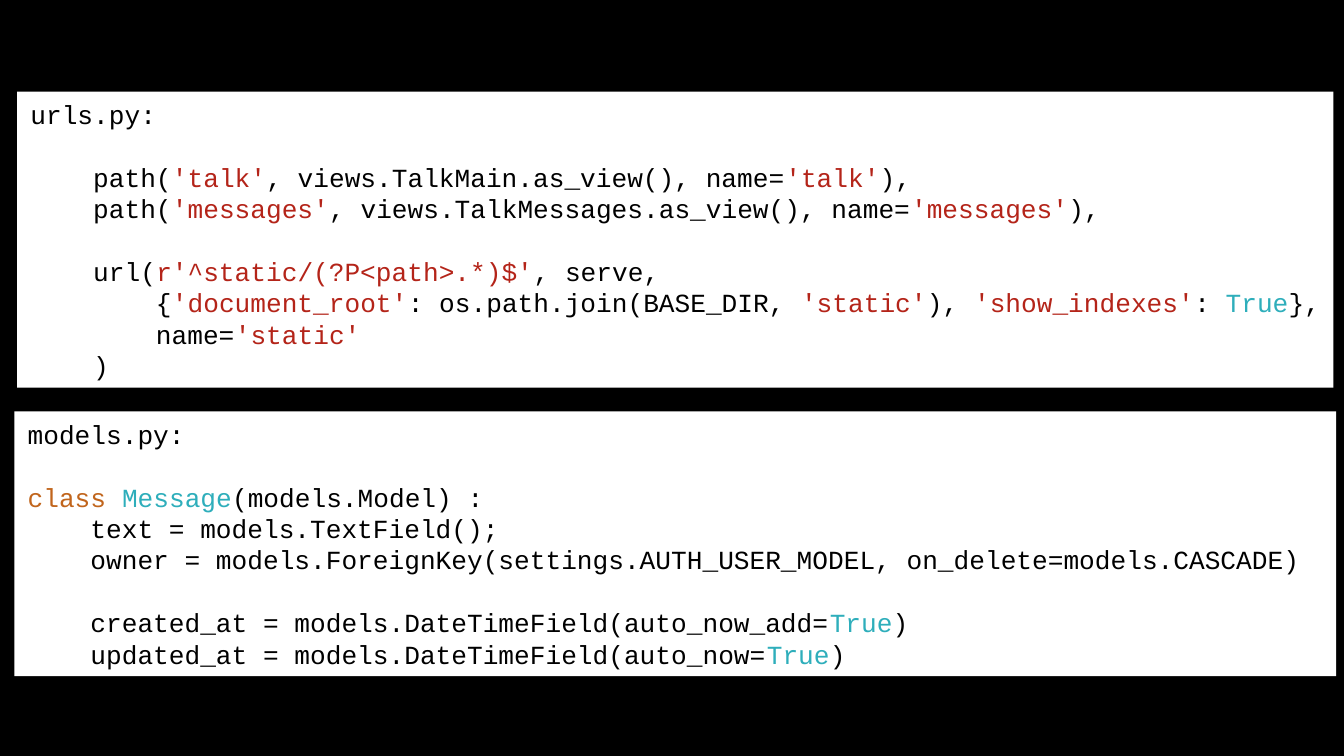
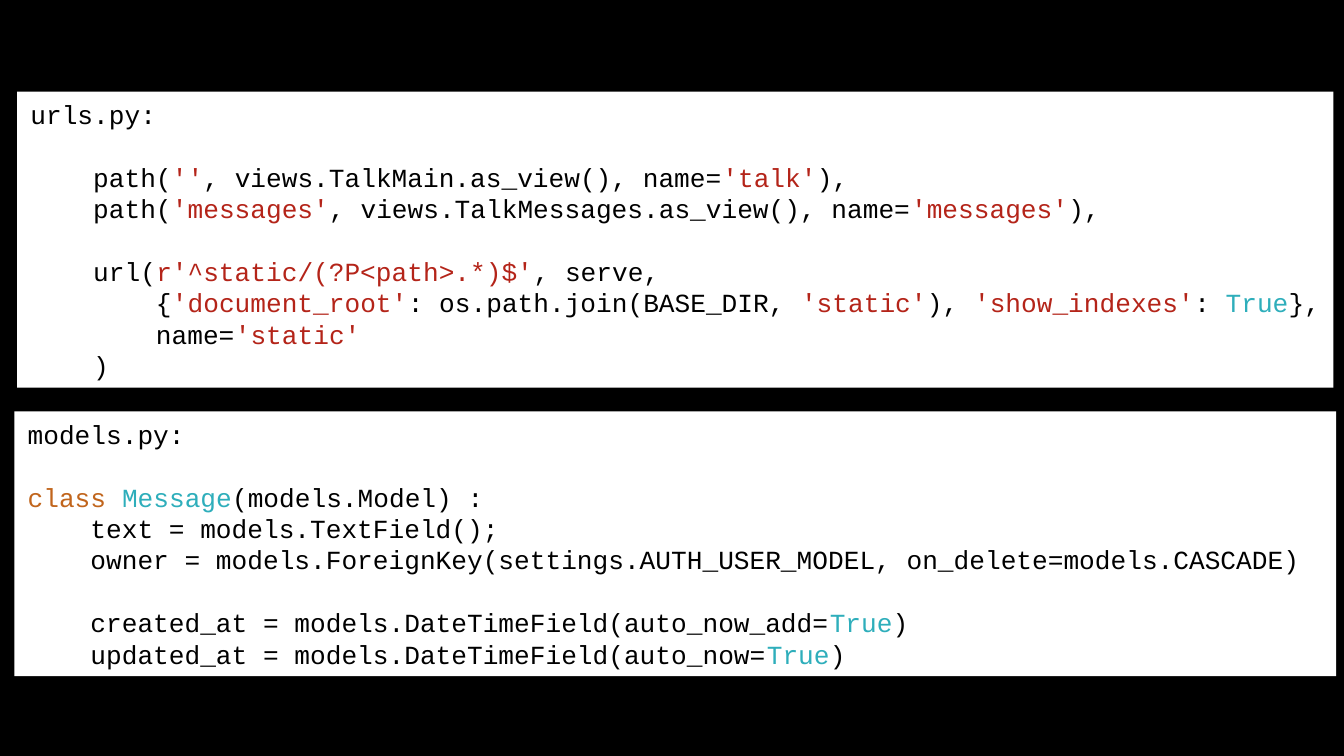
Before and after one commit to csev/dj4e, a slide deck: slide 17 of lectures/JS-04-AJAX-JSON.ppt (slide 18 before the commit). Drawn at 1344x756 pixels with LibreOffice and Linux fonts; fonts in the diff are those of the drawing. Boxes give left, top, right and bottom in pixels: in the first picture for what was removed or moved away, otherwise in the second. Text is boxed around its words. In the diff, an @@ line names an element or a change of style, - is before the commit and + after.

```diff
--- a/lectures/JS-04-AJAX-JSON.ppt
+++ b/lectures/JS-04-AJAX-JSON.ppt
@@ text in rectangle at [93,169,848,193]: text changed @@
-path('talk', views.TalkMain.as_view(), name='talk'),
+path('', views.TalkMain.as_view(), name='talk'),
```
Also in this commit, not shown: 10 other slides changed, 1 slide removed, 3 other files.
